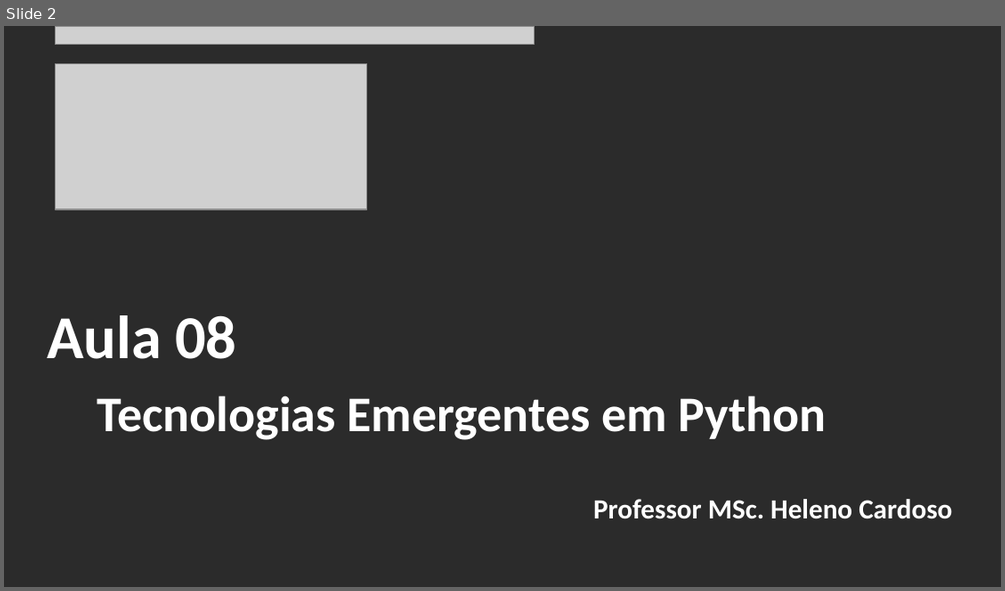
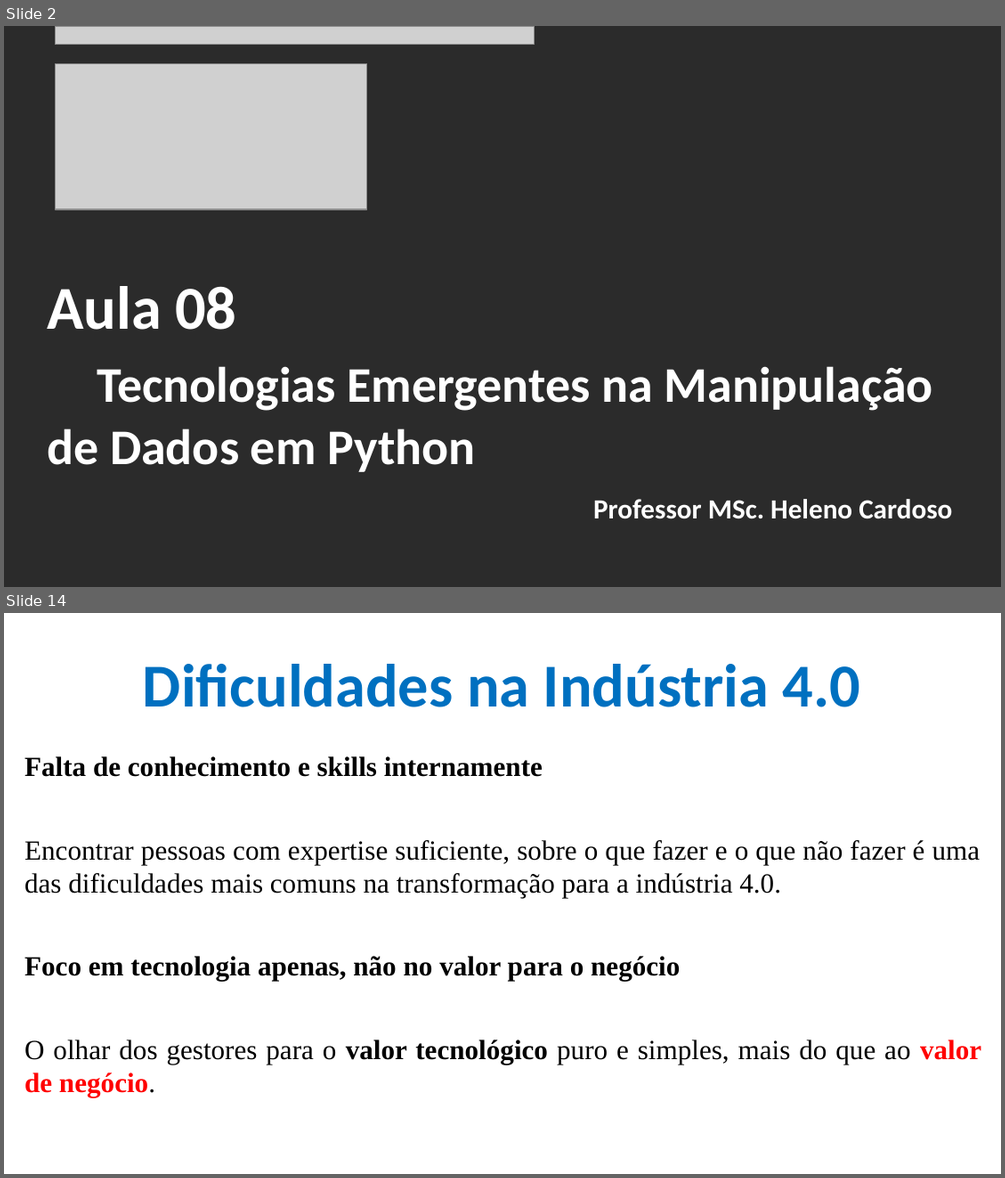
Before and after one commit to CloudEducationBrazil/WydenArea1AplicacaoCloudIndustria40Python, a slide deck: 01 Classes/Aula 08 - Aplicação Cloud Indústria 40 Python IoT - Tecnologias Emergentes.pptx. Shown one above the other, each under a label of ours: slide 2 before the commit, slides 2 and 14 after it; the slides between them are not shown. The pictures are 1005x591 and 1005x1178 pixels, drawn with LibreOffice and Linux fonts; fonts in the diff are those of the drawing; grey boxes stand for pictures; background and template pictures are left out; a plain dark background stands for a picture behind light text. Boxes give left, top, right and bottom in pixels: in the first picture for what was removed or moved away, otherwise in the second. Text is boxed around its words. In the diff, an @@ line names an element or a change of style, - is before the commit and + after.

Commit message:
Aula 08 Cloud IoT Python Indústria 4.0 08maio2023

```diff
--- a/01 Classes/Aula 08 - Aplicação Cloud Indústria 40 Python IoT - Tecnologias Emergentes.pptx
+++ b/01 Classes/Aula 08 - Aplicação Cloud Indústria 40 Python IoT - Tecnologias Emergentes.pptx
@@ slide 14 added at <box>4,613,1001,1174</box>, background picture (left out) @@
@@ title added at <box>143,664,861,707</box>, 44 pt, text #0070C0, bold @@
+Dificuldades na Indústria 4.0
@@ text added at <box>24,756,981,1097</box>, 20 pt, text #000000 @@
+Falta de conhecimento e skills internamente
+Encontrar pessoas com expertise suficiente, sobre o que fazer e o que não fazer é uma das dificuldades mais comuns na transformação para a indústria 4.0.
+Foco em tecnologia apenas, não no valor para o negócio
+O olhar dos gestores para o valor tecnológico puro e simples, mais do que ao valor de negócio.
@@ slide 2 changed as well @@
@@ title at <box>47,286,932,472</box>: text changed @@
-Aula 08
-Tecnologias Emergentes em Python
+Aula 08
+Tecnologias Emergentes na Manipulação de Dados em Python
```
Also in this commit, not shown: 3 other slides changed, 21 other slides added, 2 slides removed, 5 other files.
